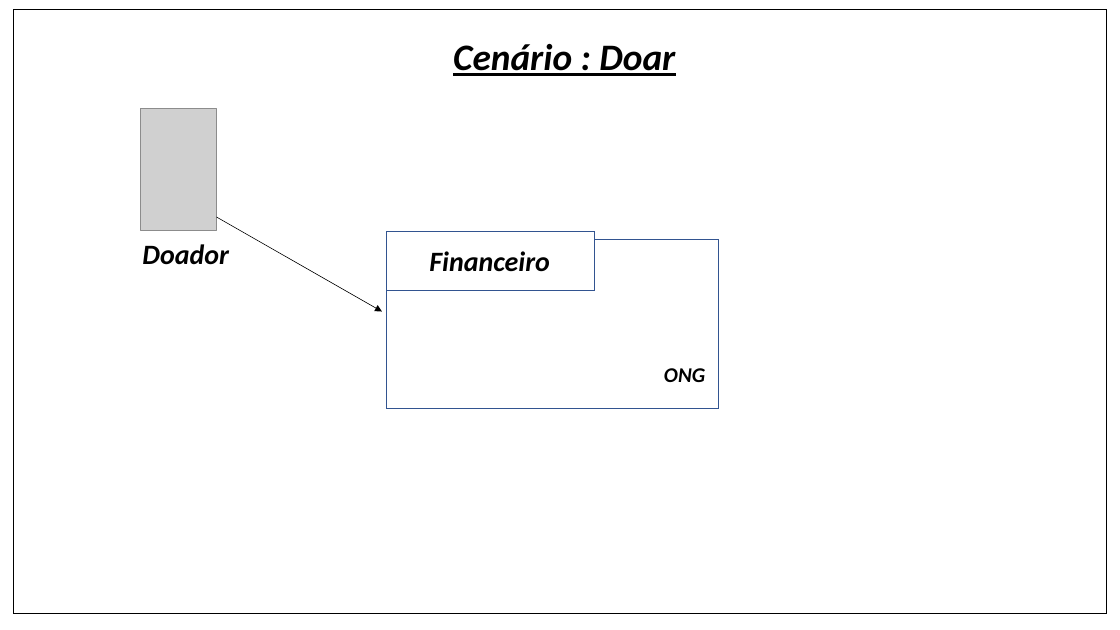
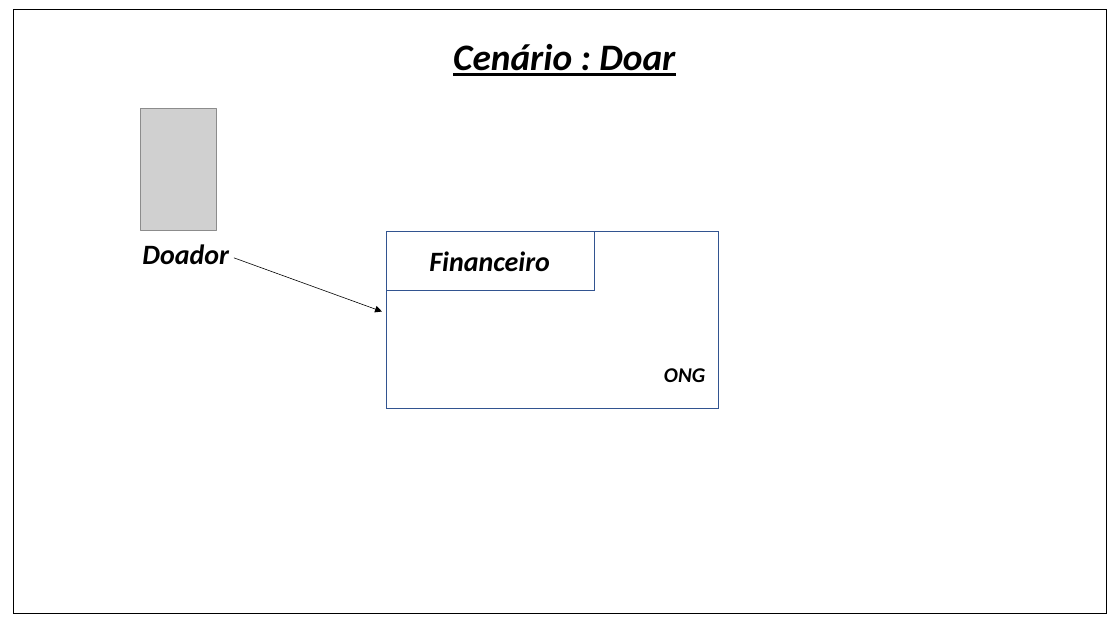
Before and after one commit to Ney-Rocha/OPE-3-semestre, a slide deck: slide 12 of cenario_de_negocio.pptx. Drawn at 1120x630 pixels with LibreOffice and Linux fonts; fonts in the diff are those of the drawing; grey boxes stand for pictures. Boxes give left, top, right and bottom in pixels: in the first picture for what was removed or moved away, otherwise in the second. Text is boxed around its words. In the diff, an @@ line names an element or a change of style, - is before the commit and + after.

```diff
--- a/cenario_de_negocio.pptx
+++ b/cenario_de_negocio.pptx
@@ rectangle: place and size @@
-rectangle at (387,239,719,408)
+rectangle at (387,232,719,409)
@@ arrow moved from (217, 217) - (382, 312) to (234, 258) - (382, 312) @@
```
Also in this commit, not shown: 10 other slides changed.
